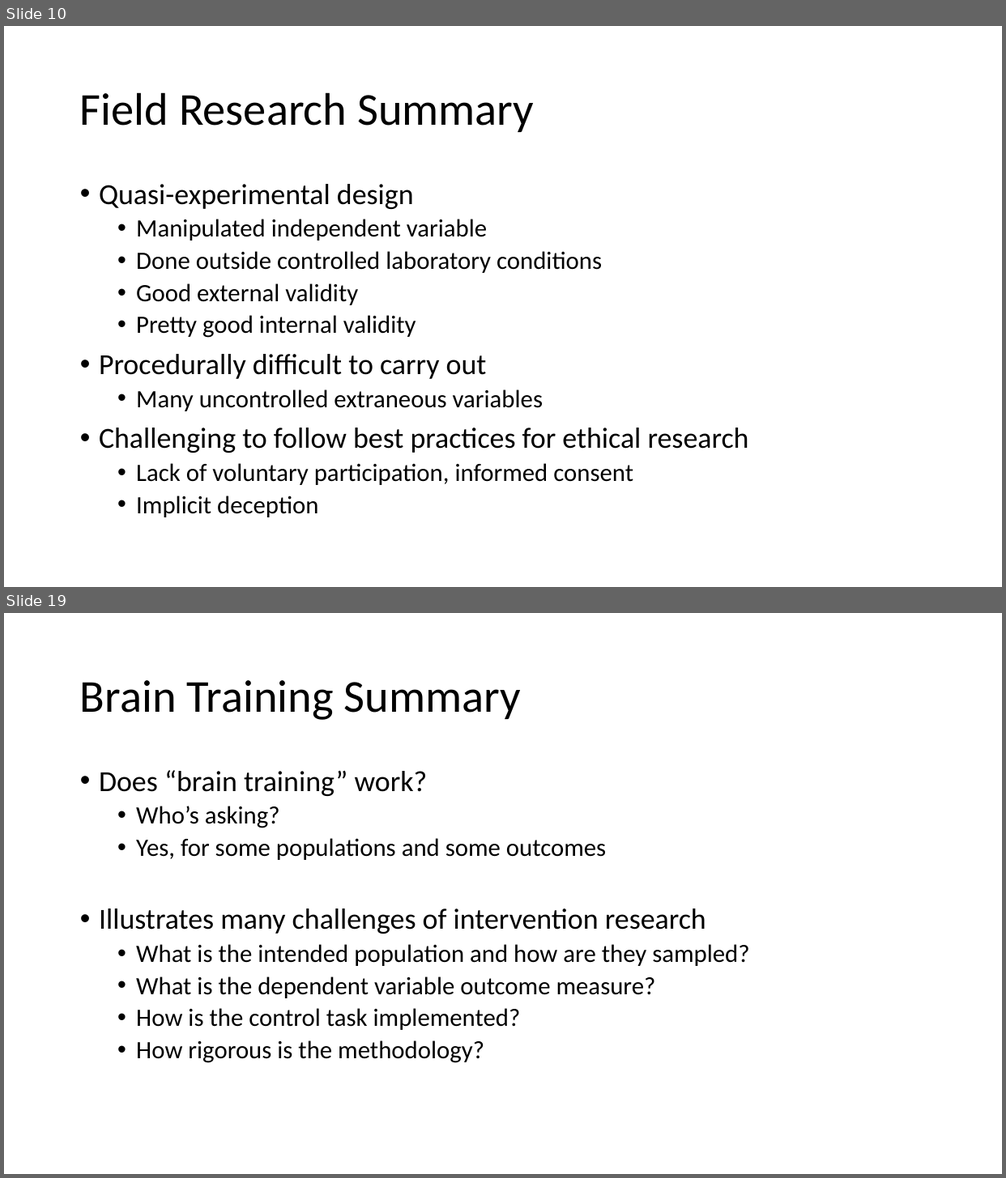
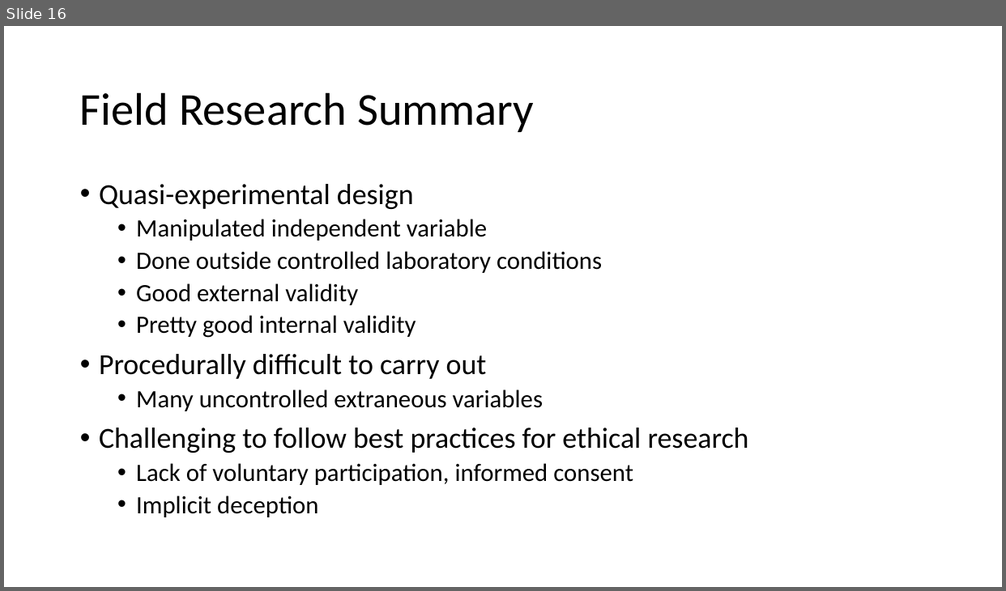
Before and after one commit to preber/Research-Methods, a slide deck: Class Slides 2024/Class 23.pptx. Shown one above the other, each under a label of ours: slides 10 and 19 before the commit, slide 16 after it; the slides between them are not shown. The pictures are 1006x1178 and 1006x591 pixels, drawn with LibreOffice and Linux fonts; fonts in the diff are those of the drawing. Boxes give left, top, right and bottom in pixels: in the first picture for what was removed or moved away, otherwise in the second. Text is boxed around its words. In the diff, an @@ line names an element or a change of style, - is before the commit and + after.

```diff
--- a/Class Slides 2024/Class 23.pptx
+++ b/Class Slides 2024/Class 23.pptx
@@ slide 19 removed at bbox=[4, 613, 1002, 1174], background #FFFFFF @@
@@ title removed at bbox=[80, 680, 521, 720] @@
-Brain Training Summary
@@ text removed at bbox=[99, 770, 749, 1063] @@
-• Does “brain training” work?
-  • Who’s asking?
-  • Yes, for some populations and some outcomes
-• Illustrates many challenges of intervention research
-  • What is the intended population and how are they sampled?
-  • What is the dependent variable outcome measure?
-  • How is the control task implemented?
-  • How rigorous is the methodology?
@@ what was slide 10 is now slide 16 @@
```
Also in this commit, not shown: 3 slides changed, 5 slides added, 7 other slides removed, 11 other files.
